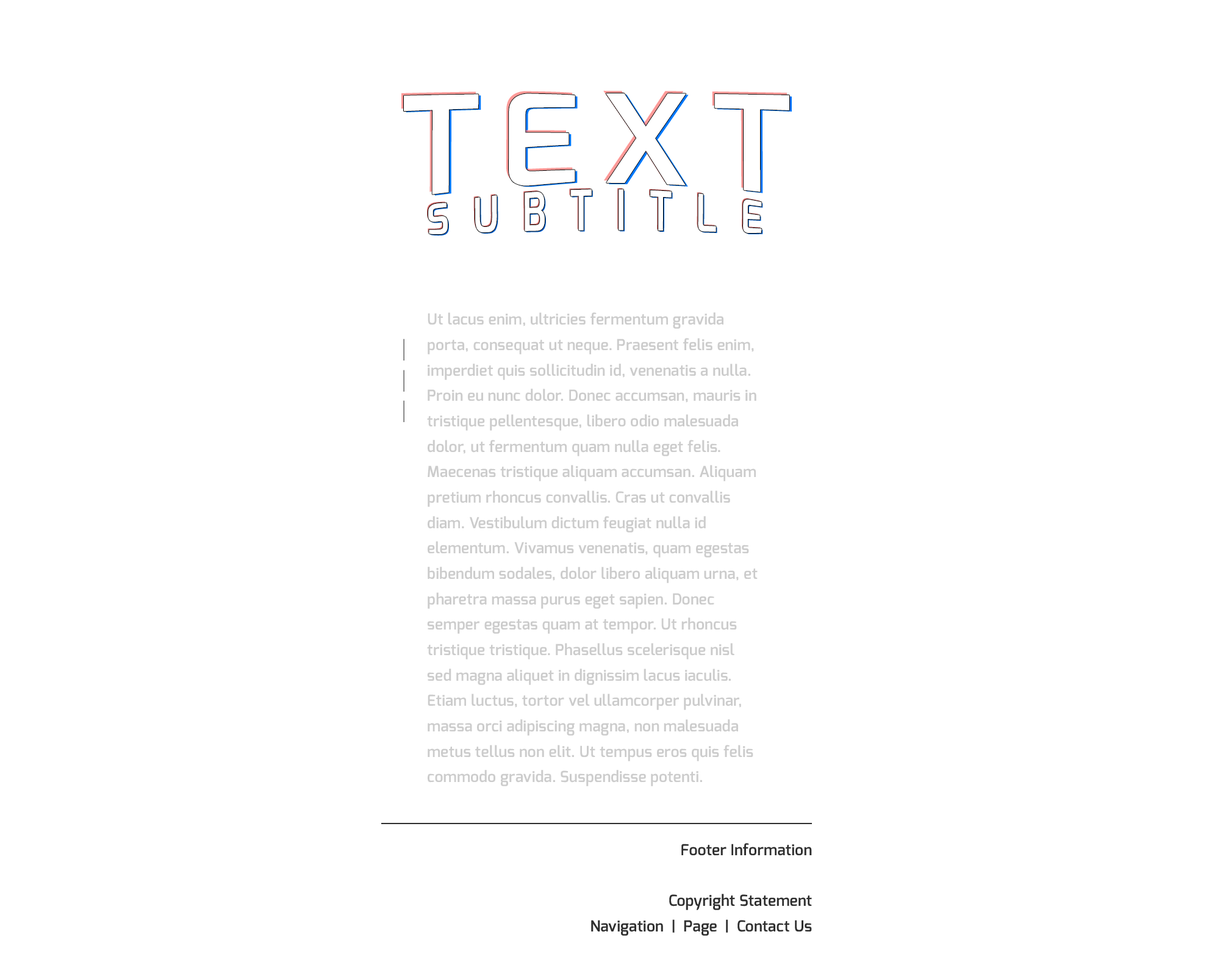
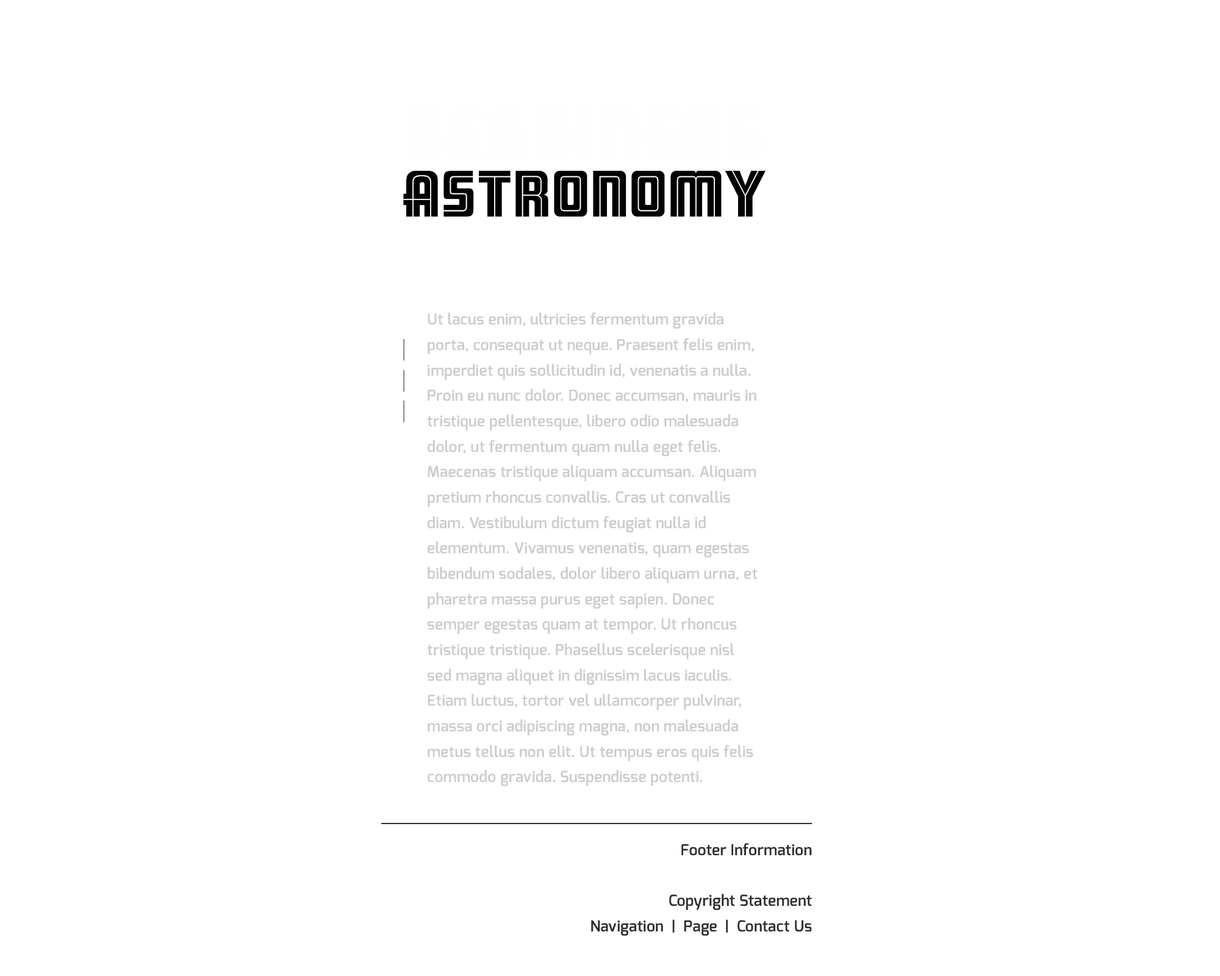
Layer changes from the first 1220x976 image to the second:
hid group "text" (6 layers) over [400, 90, 792, 237]
added group "Group 1" with 2 layers above "Rectangle 4" over [401, 107, 768, 221]
added layer "Begginers Astronomy" in group "Group 1" over [403, 107, 766, 217]
added layer "Rectangle 3" in group "Group 1" over [403, 164, 766, 221]
